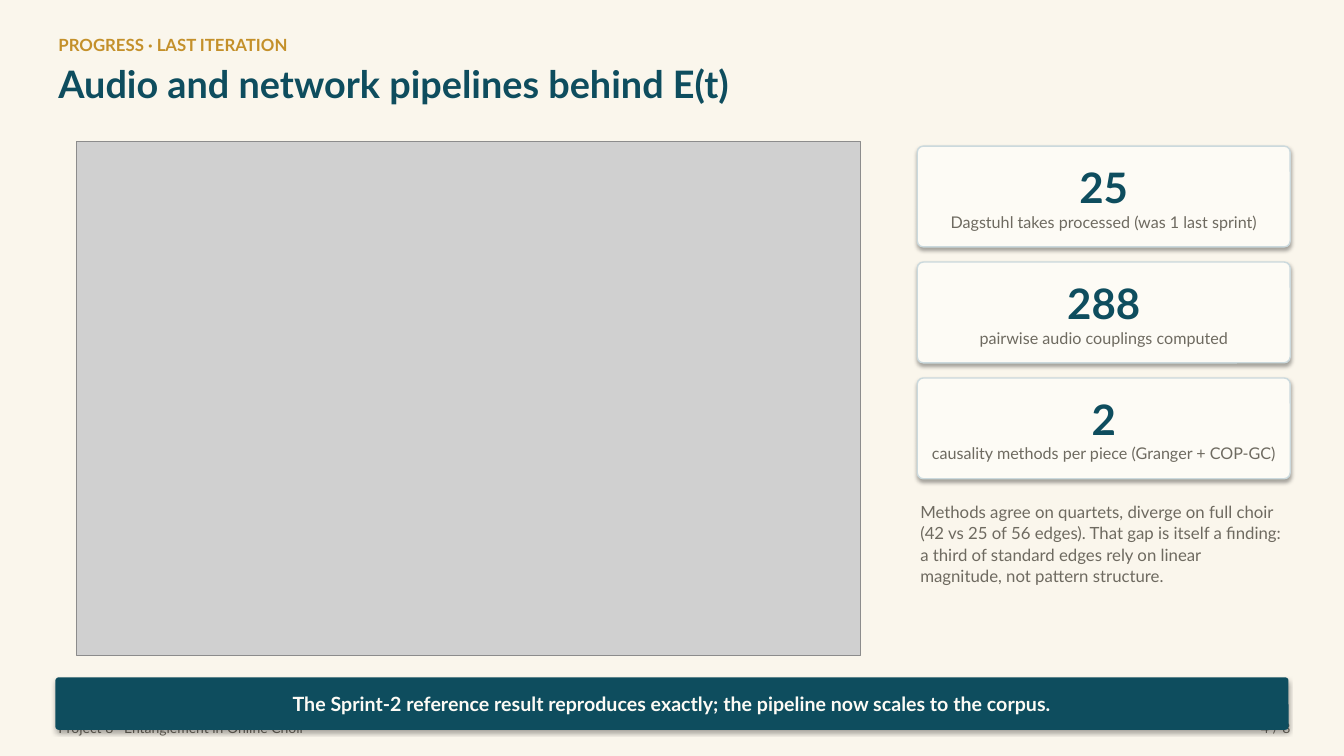
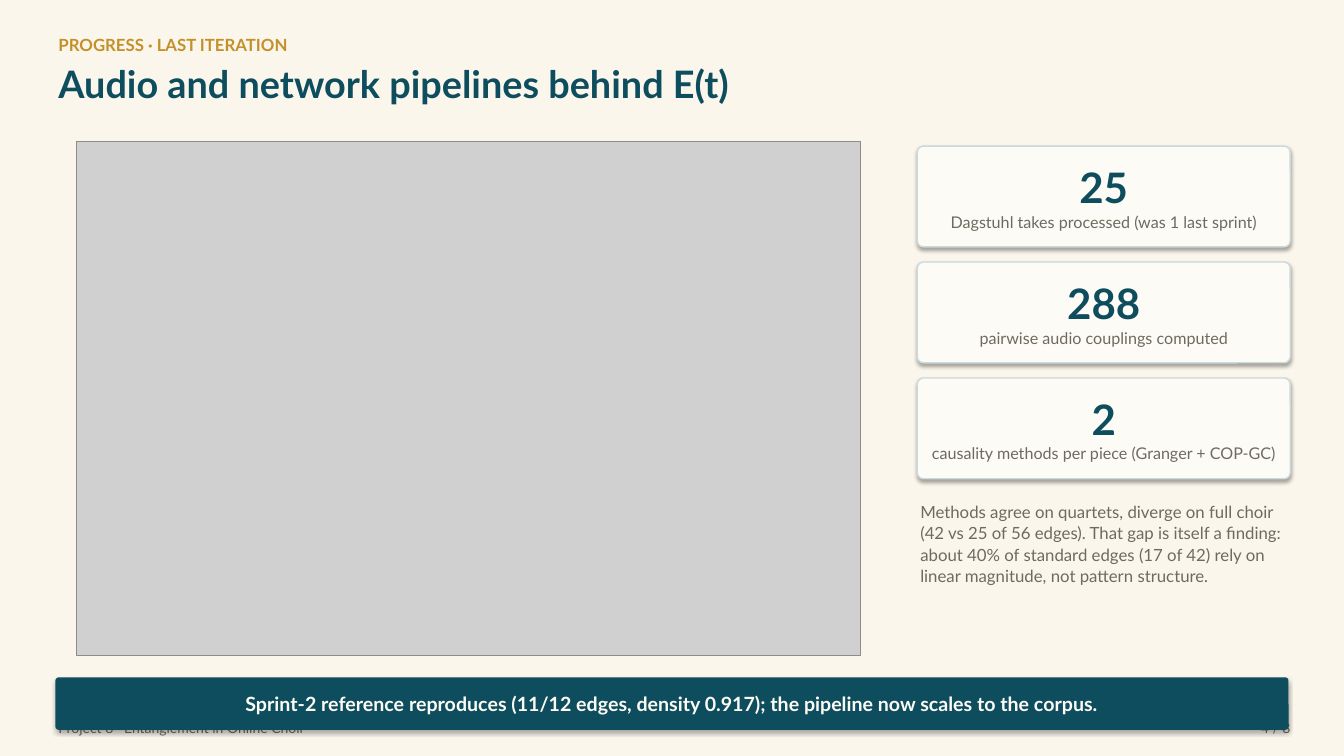
Before and after one commit to Zuraiz270/networked-choir-entanglement, a slide deck: slide 4 of output/jun11_status_meeting_iv.pptx. Drawn at 1344x756 pixels with LibreOffice and Linux fonts; fonts in the diff are those of the drawing; grey boxes stand for pictures. Boxes give left, top, right and bottom in pixels: in the first picture for what was removed or moved away, otherwise in the second. Text is boxed around its words. In the diff, an @@ line names an element or a change of style, - is before the commit and + after.

```diff
--- a/output/jun11_status_meeting_iv.pptx
+++ b/output/jun11_status_meeting_iv.pptx
@@ text at <box>920,505,1281,585</box>: text changed @@
-Methods agree on quartets, diverge on full choir (42 vs 25 of 56 edges). That gap is itself a finding: a third of standard edges rely on linear magnitude, not pattern structure.
+Methods agree on quartets, diverge on full choir (42 vs 25 of 56 edges). That gap is itself a finding: about 40% of standard edges (17 of 42) rely on linear magnitude, not pattern structure.
@@ text in rounded rectangle at <box>245,696,1097,715</box>: text changed @@
-The Sprint-2 reference result reproduces exactly; the pipeline now scales to the corpus.
+Sprint-2 reference reproduces (11/12 edges, density 0.917); the pipeline now scales to the corpus.
```
Also in this commit, not shown: 5 other slides changed.
